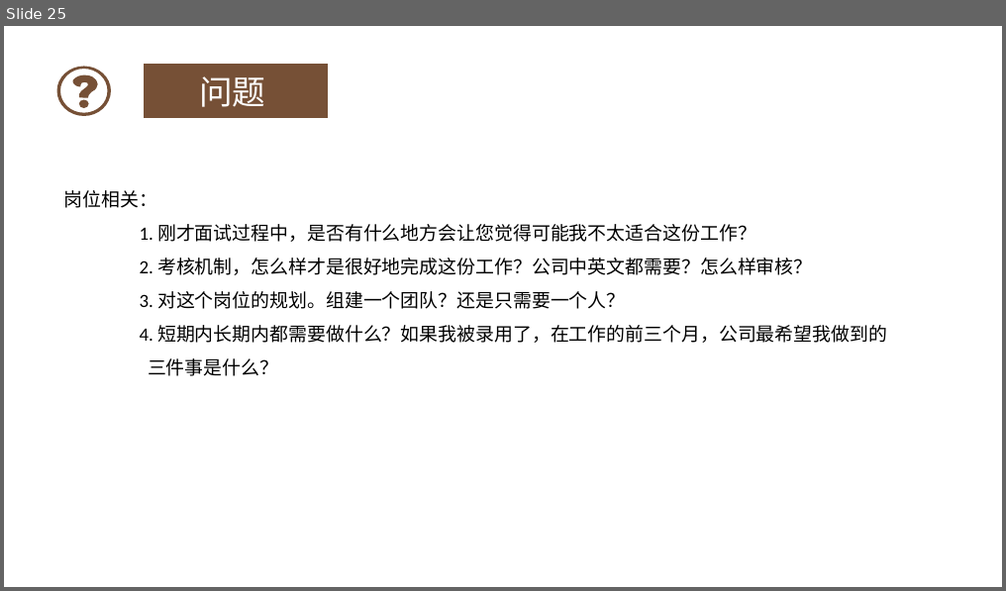
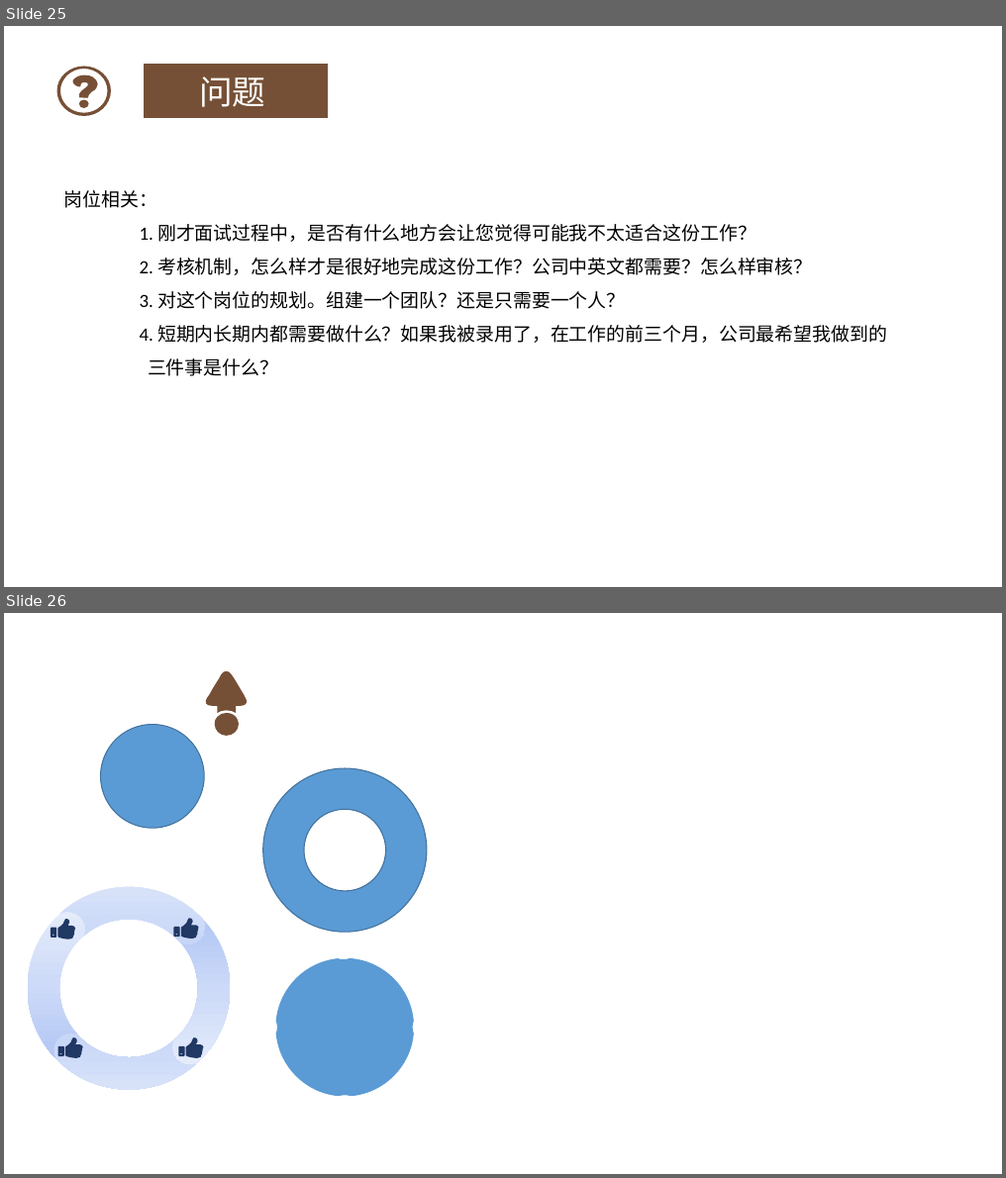
Before and after one commit to yaoyaodu/materials, a slide deck: docs/工具使用篇/绘图截图/PPT/工作总结.pptx. Shown one above the other, each under a label of ours: slide 25 before the commit, slides 25 and 26 after it. The pictures are 1006x591 and 1006x1178 pixels, drawn with LibreOffice and Linux fonts; fonts in the diff are those of the drawing; background and template pictures are left out. Boxes give left, top, right and bottom in pixels: in the first picture for what was removed or moved away, otherwise in the second. Text is boxed around its words. In the diff, an @@ line names an element or a change of style, - is before the commit and + after.

```diff
--- a/docs/工具使用篇/绘图截图/PPT/工作总结.pptx
+++ b/docs/工具使用篇/绘图截图/PPT/工作总结.pptx
@@ slide 26 added at bbox=[4, 613, 1002, 1174], background picture (left out) @@
@@ freeform shape added at bbox=[204, 669, 249, 713], fill #765036 @@
@@ ellipse added at bbox=[101, 725, 204, 828], fill #5B9BD5, outline #43739E 1 pt @@
@@ freeform shape added at bbox=[214, 713, 239, 736], fill #765036 @@
@@ donut added at bbox=[263, 768, 427, 933], fill #5B9BD5, outline #43739E 1 pt @@
@@ group added at bbox=[4, 845, 272, 1132]: 4 freeform shapes @@
@@ freeform shape added at bbox=[51, 919, 75, 940], fill #203864 @@
@@ freeform shape added at bbox=[174, 919, 199, 939], fill #203864 @@
@@ freeform shape added at bbox=[275, 959, 414, 1096], fill #5B9BD5 @@
@@ freeform shape added at bbox=[57, 1039, 82, 1059], fill #203864 @@
@@ freeform shape added at bbox=[178, 1039, 203, 1059], fill #203864 @@
```
Also in this commit, not shown: 1 other slide added, 42 other files.
